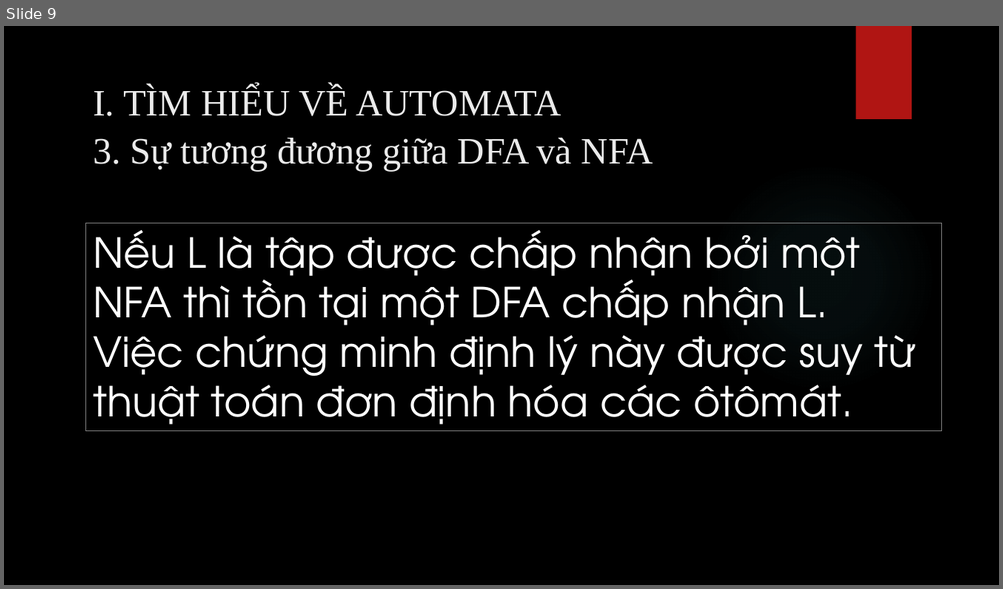
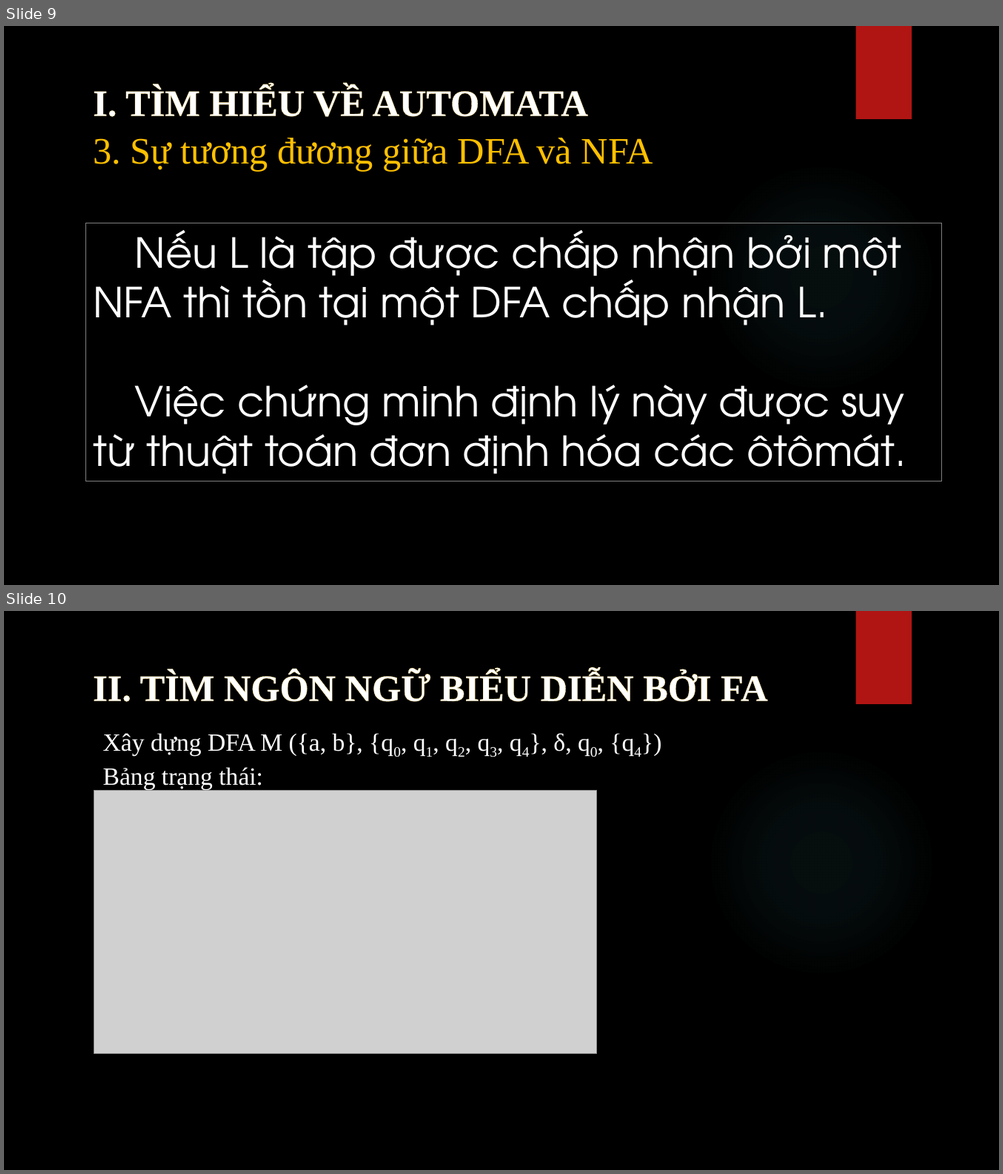
Before and after one commit to bahao113/TieuLuanNNHTvaTinhToan, a slide deck: bao cao.pptx. Shown one above the other, each under a label of ours: slide 9 before the commit, slides 9 and 10 after it. The pictures are 1003x589 and 1003x1174 pixels, drawn with LibreOffice and Linux fonts; fonts in the diff are those of the drawing; grey boxes stand for pictures; background and template pictures are left out. Boxes give left, top, right and bottom in pixels: in the first picture for what was removed or moved away, otherwise in the second. Text is boxed around its words. In the diff, an @@ line names an element or a change of style, - is before the commit and + after.

```diff
--- a/bao cao.pptx
+++ b/bao cao.pptx
@@ slide 10 added at (x1=4, y1=611, x2=999, y2=1170), background picture (left out); not listed: 2 template elements that a slide beside it also shows @@
@@ text added at (x1=93, y1=672, x2=767, y2=702), 36 pt, text #FFFFFF, bold @@
+II. TÌM NGÔN NGỮ BIỂU DIỄN BỞI FA
@@ text added at (x1=103, y1=733, x2=571, y2=789), 24 pt, text #FFFFFF @@
+Xây dựng DFA M ({a, b}, {q0, q1, q2, q3, q4}, δ, q0, {q4})
+Bảng trạng thái:
@@ picture added at (x1=94, y1=791, x2=597, y2=1054) @@
@@ slide 9 changed as well @@
@@ text "I. TÌM HIỂU VỀ AUTOMATA" at (x1=93, y1=87, x2=588, y2=117): text colour #EBEBEB to #FFFFFF, letter outline none to #F0D47F 0.52 pt, bold on @@
@@ text "3. Sự tương đương giữa ..." at (x1=93, y1=138, x2=653, y2=171): text colour #EBEBEB to #FFC000 @@
@@ rectangle "Nếu L là tập được ..." resized from (x1=85, y1=223, x2=941, y2=431) to (x1=85, y1=223, x2=941, y2=482) @@
@@ rectangle "Nếu L là tập được ..." at (x1=85, y1=223, x2=941, y2=482): indent changed @@
```
Also in this commit, not shown: 8 other slides changed, 10 other slides added, 1 slide removed.
